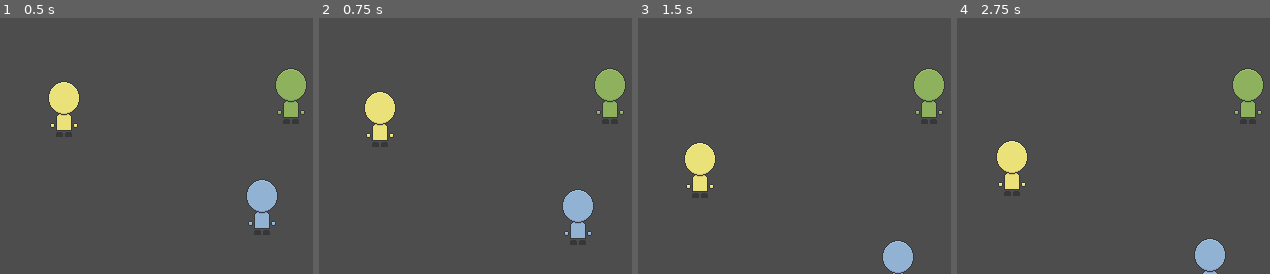
Above: before the commit, frames 1-4 (left to right).
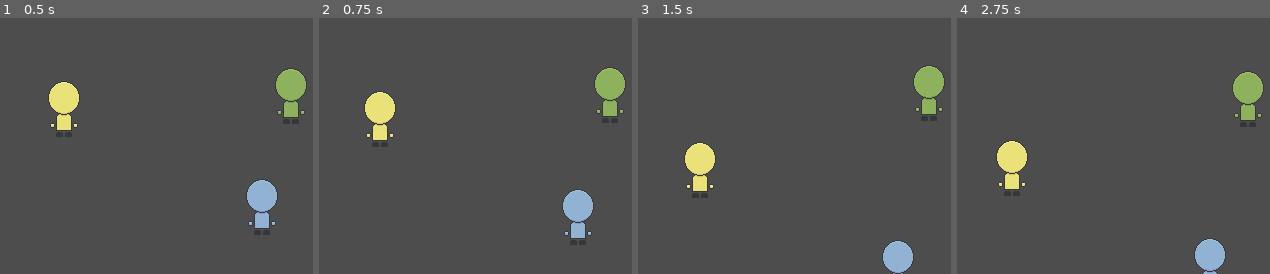
Above: after the commit, the same moments.

Repository: AugustoRemus/DetetiveGrafos
Game: Godot game, scene res://Scenes/DebugTeste/start.tscn
Two runs of this game, one before a commit and one after it. Both use one fixed random seed, a clock stepped at 60 frames per second and the inputs below.
Inputs:
- Up to frame 1 (0.5 s): no input
- Up to frame 2 (0.75 s): tap Enter at 0.5 s; hold W (up) from 0.53 s (still down); tap D (R) at 0.6 s
- Up to frame 3 (1.5 s): release W (up) at 1.28 s; hold S (down) from 1.28 s (still down); tap A (L) at 1.35 s
- Up to frame 4 (2.75 s): tap D (R) at 1.55, 2.1 s; release S (down) at 2.03 s; hold W (up) from 2.03 s (still down)

Frame 1 is identical in both runs. In frame 2, 0.1% of the frame differs, in the area x 88-98%, y 19-39%; in frame 3, 0.3%, in the area x 88-98%, y 18-39%; in frame 4, 0.3%.

Commit message:
AnimacaoAndarPlayer

Diff:
--- a/detetivegrafos/Scenes/DebugTeste/protagonista.tscn
+++ b/detetivegrafos/Scenes/DebugTeste/protagonista.tscn
@@ -11,9 +11,10 @@
 [node name="Sprite2D" type="Sprite2D" parent="."]
 texture = ExtResource("1_7g32v")
 
-[node name="Move" type="Node" parent="." node_paths=PackedStringArray("player")]
+[node name="Move" type="Node" parent="." node_paths=PackedStringArray("player", "sprite")]
 script = ExtResource("2_e0vkn")
 player = NodePath("..")
+sprite = NodePath("../Sprite2D")
 aceleration = 0.1311
 fric = 0.1531
 
--- a/detetivegrafos/Scripts/Player/move.gd
+++ b/detetivegrafos/Scripts/Player/move.gd
@@ -1,8 +1,10 @@
 extends Node
-
 @export var player: CharacterBody2D
+@export var sprite: Sprite2D
 
 
+
+#este script cuida da movimentação e animação de movimentação do jogador
 
 
 #region moveVars
@@ -14,12 +16,22 @@
 #quando tiver upgrades testar a logica para pegar o certo
 var Speed: float = GlobalPlayer.velocidadeMovimentoPlayer
 
-
+#arrumar depois pra ver como fica mais agradavel
 @export_range(0.0001, 0.9999) var aceleration: float
 @export_range(0.0001, 0.9999) var fric : float
 
 
 #endregion
+
+
+#region animationVars
+#contador do bob
+var bob_time := 0.0
+var bob_speed := GlobalPlayer.bobSpeedPlayer
+var bob_height := 3.0
+
+#endregion
+
 
 func _init() -> void:
 
@@ -29,6 +41,10 @@
 
 func _physics_process(delta):
 	_move()
+	_animation()
+
+	#botar um teste para o player nao conseguir sair do mapa
+
 	player.move_and_slide()
 
 
@@ -48,3 +64,16 @@
 	#aplica a aceleração
 	player.velocity.x = lerp(player.velocity.x, direcao.normalized().x * Speed, fric)
 	player.velocity.y = lerp(player.velocity.y, direcao.normalized().y * Speed, fric)
+
+
+
+func _animation():
+	#personagem esta se movendo
+	#vai gerar uma onda e vai definindo a posição do sprite
+	#basiada nesse calculo, muita doidera e matematica
+	if direcao != Vector2.ZERO:
+		bob_time += bob_speed
+		sprite.position.y = sin(bob_time) * bob_height
+	else:
+		#esta parado entao vai resetando aos poucos
+		sprite.position.y = lerp(sprite.position.y, 0.0, 0.2)
--- a/detetivegrafos/Scripts/global_player.gd
+++ b/detetivegrafos/Scripts/global_player.gd
@@ -2,5 +2,9 @@
 
 
 
-var velocidadeMovimentoPlayer = 100
+var velocidadeMovimentoPlayer := 100.0
+#se aumentar a velocidade diminuir isso para a animação
+#ficar mais rapida
+var bobSpeedPlayer := 0.3
+
 var zoomPlayer = Vector2(1,1)
